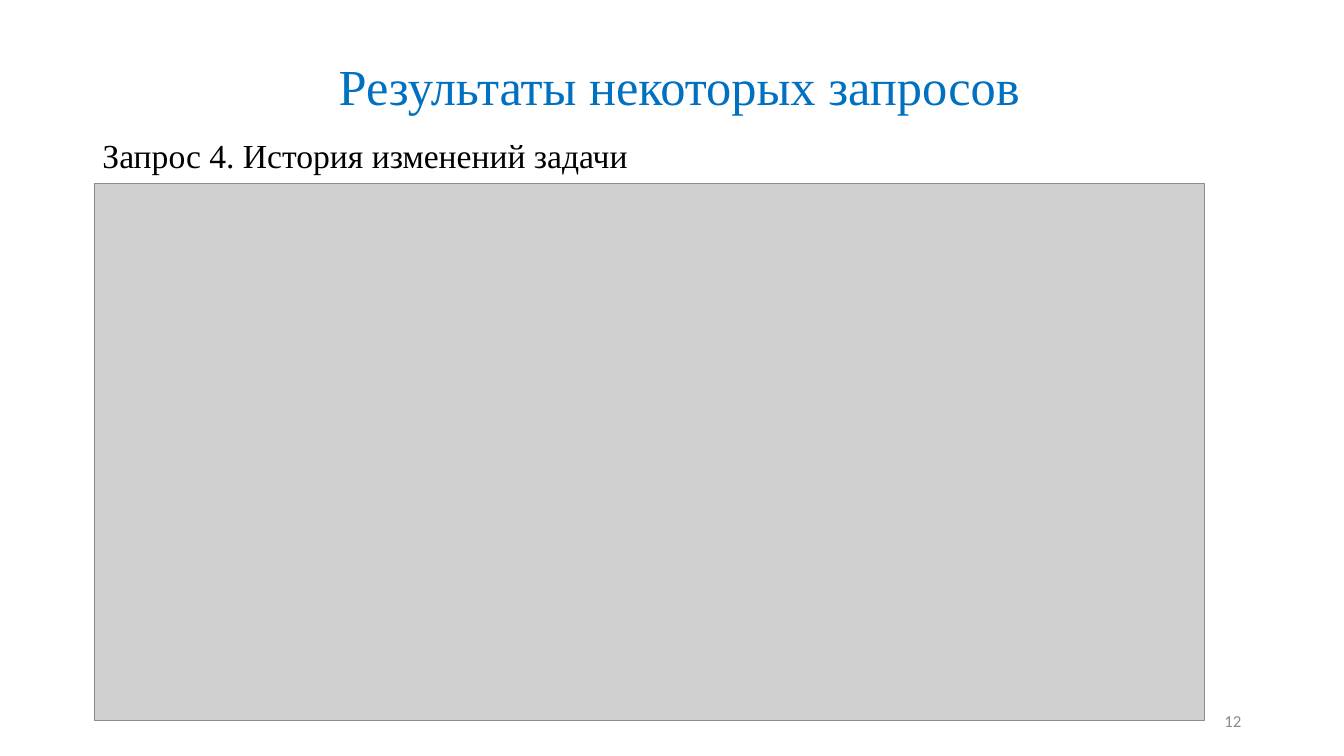
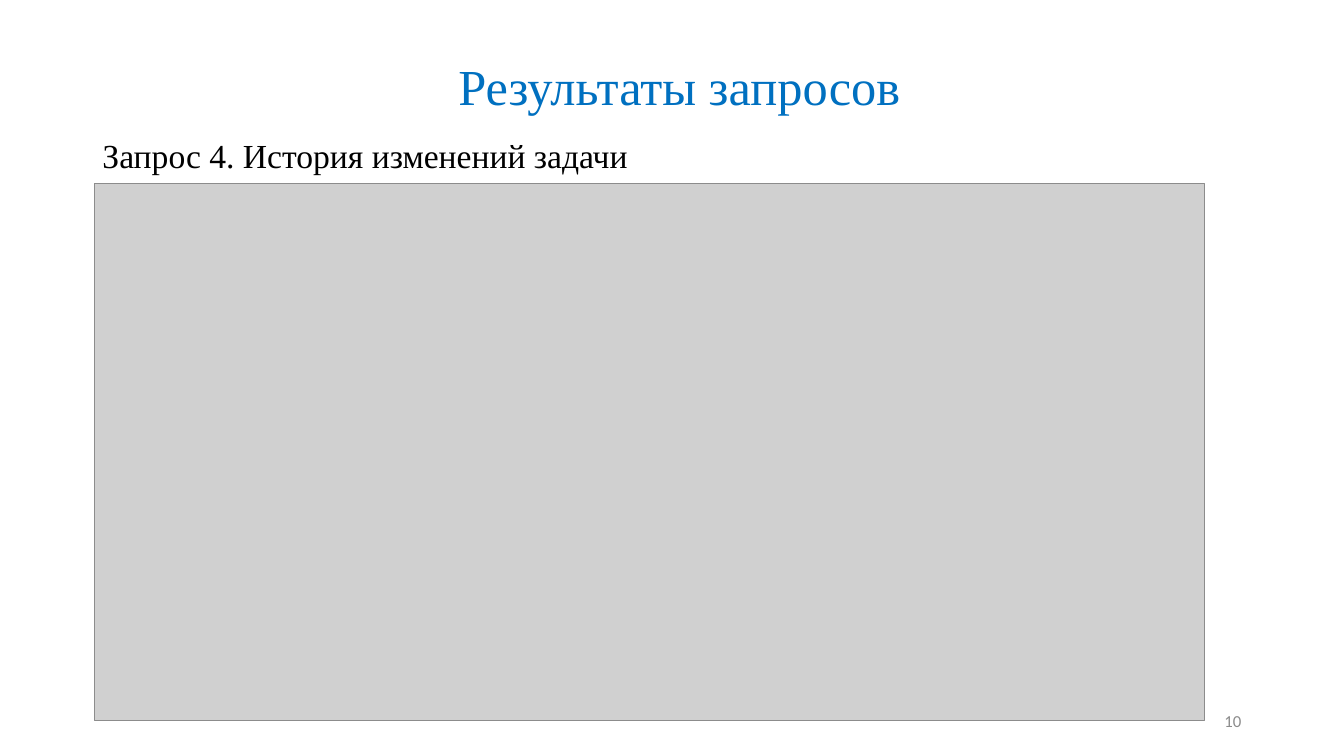
Before and after one commit to Maglus/-2017, a slide deck: slide 10 of Презентация ВКР2017.pptx (slide 12 before the commit). Drawn at 1344x756 pixels with LibreOffice and Linux fonts; fonts in the diff are those of the drawing; grey boxes stand for pictures. Boxes give left, top, right and bottom in pixels: in the first picture for what was removed or moved away, otherwise in the second. Text is boxed around its words. In the diff, an @@ line names an element or a change of style, - is before the commit and + after.

```diff
--- a/Презентация ВКР2017.pptx
+++ b/Презентация ВКР2017.pptx
@@ title at (x1=458, y1=72, x2=901, y2=116): text changed @@
-Результаты некоторых запросов
+Результаты запросов
@@ page number at (x1=1224, y1=716, x2=1241, y2=727): text changed @@
-12
+10
```
Also in this commit, not shown: 5 other slides changed, 2 slides removed.
